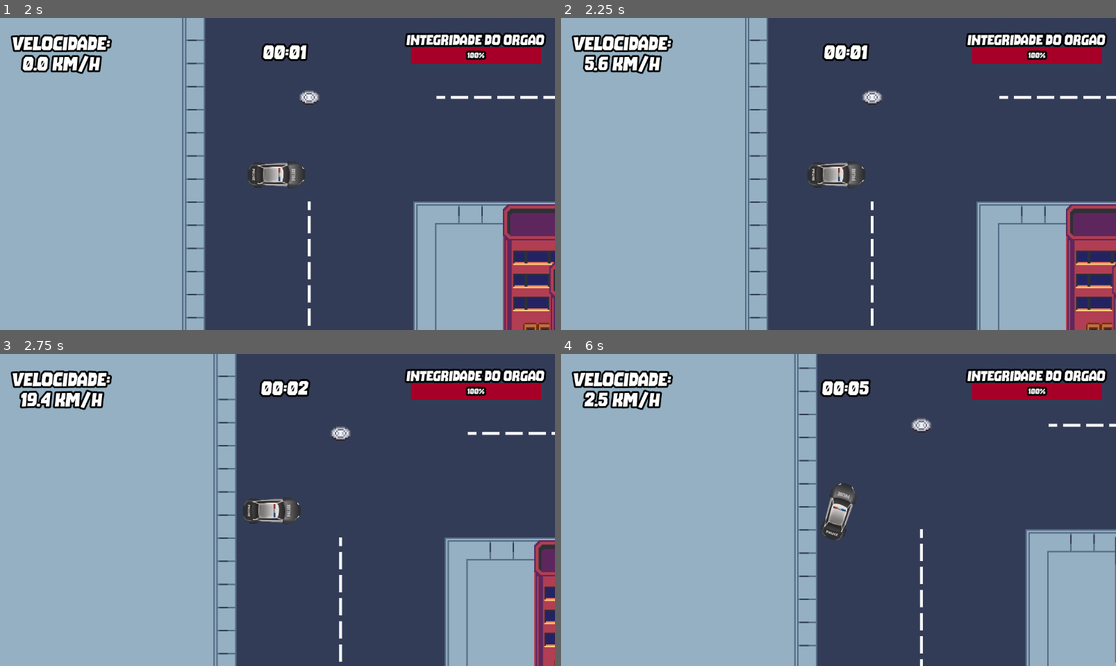
Above: before the commit, frames 1-4 (two rows, left to right).
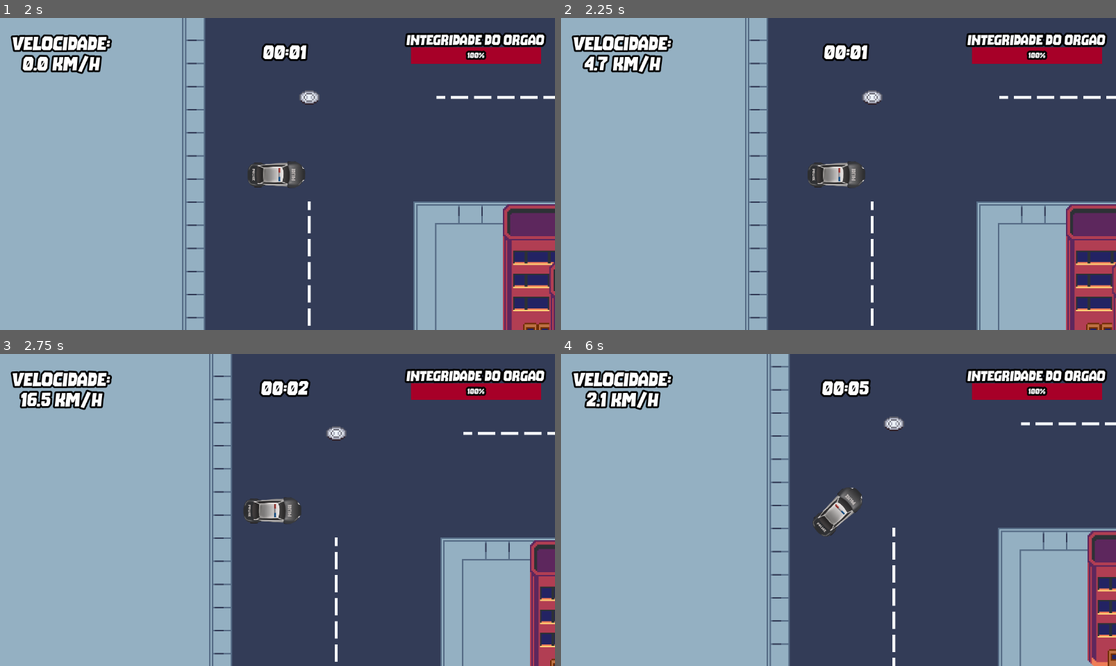
Above: after the commit, the same moments.

Repository: pedroHPlins/Organ_Rush
Game: Godot game, scene res://MainMenu.tscn
The game is run twice, just before and just after one commit, with the same random seed, the same clock (stepped at 60 frames per second) and the same inputs. The engine's default icon, where the game draws it, is replaced by a stand-in: a white triangle on a blue panel in a dark square.
Inputs:
- Up to frame 1 (2 s): click "PLAY" at 0.5 s; tap Enter (ui_accept) at 1.25, 1.52 s; hold Right (steer_right) from 1.28 s (still down); hold Shift (drift) from 1.28 s (still down)
- Up to frame 2 (2.25 s): tap Enter (ui_accept) at 2 s; release Right (steer_right) at 2.03 s; release Shift (drift) at 2.03 s; hold Down (brake) from 2.03 s (still down); tap Shift (drift) at 2.1 s
- Up to frame 3 (2.75 s): keep holding Down (brake); tap Enter (ui_accept) at 2.27 s
- Up to frame 4 (6 s): release Down (brake) at 2.78 s; hold Right (steer_right) 2.78-3.53 s; hold Shift (drift) 2.78-3.53 s; hold Up (accelerate) 3.53-4.28 s; tap Shift (drift) at 3.6, 5.1 s; tap Enter (ui_accept) at 3.77, 4.52, 5.27 s; hold Shift (drift) 4.28-5.03 s; hold Left (steer_left) 4.28-5.78 s; hold Down (brake) from 5.78 s (still down); hold Shift (drift) from 5.78 s (still down)

Frame 1 is identical in both runs. In frame 2, 0.4% of the frame differs, in the area x 3-55%, y 11-54%; in frame 3, 4.9%; in frame 4, 13%, in the area x 3-100%, y 0-100%.

Commit message:
colisao

Diff:
--- a/Player.gd
+++ b/Player.gd
@@ -4,14 +4,14 @@
 
 # Configurações de movimento
 @export var max_speed = 540
-@export var acceleration = 100
+@export var acceleration = 85
 @export var steering = 2.0
 @export var friction = 0.99
 @export var drift_factor = 0.95
 
 # Configurações de dano
 @export var collision_damage = 10
-@export var min_collision_speed = 50  # Velocidade mínima para causar dano
+@export var min_collision_speed = 30  # Velocidade mínima para causar dano
 @export var damage_cooldown = 1.0     # Tempo entre danos consecutivos
 
 var last_damage_time = 0.0
@@ -62,8 +62,7 @@
 				last_damage_time = 0.0
 	# Verifica colisões apenas se pode tomar dano
 		if can_take_damage && get_slide_collision_count() > 0:
-			var current_speed = velocity.length()
-
+			var current_speed = speed
 		# Só causa dano se a velocidade for significativa
 			if current_speed > min_collision_speed:
 			# Calcula dano proporcional à velocidade
@@ -71,7 +70,7 @@
 				hud.damage_organ(ceil(damage))
 
 				# Reduz velocidade no impacto (efeito de batida)
-				velocity = velocity * 0.7
+				speed = speed * 0.7
 
 				# Ativa cooldown
 				can_take_damage = false
--- a/hud.tscn
+++ b/hud.tscn
@@ -21,6 +21,7 @@
 value = 100.0
 
 [node name="OrganLabel" type="Label" parent="OrganIntegrity"]
+layout_mode = 0
 offset_left = -9.0
 offset_top = -29.0
 offset_right = 278.0
